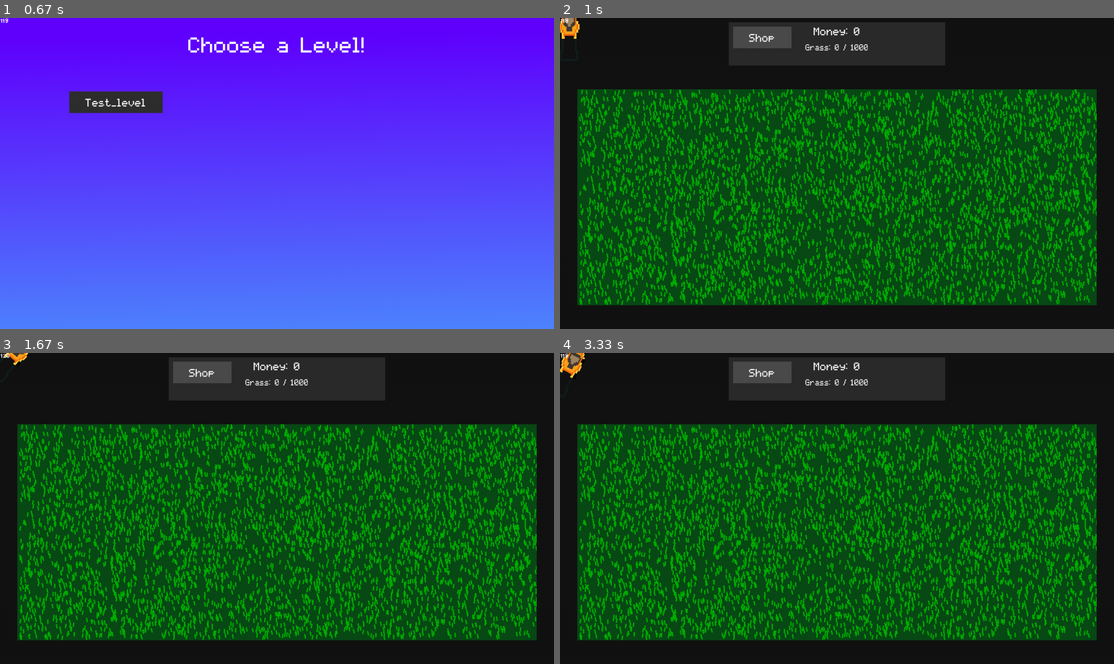
Above: before the commit, frames 1-4 (two rows, left to right).
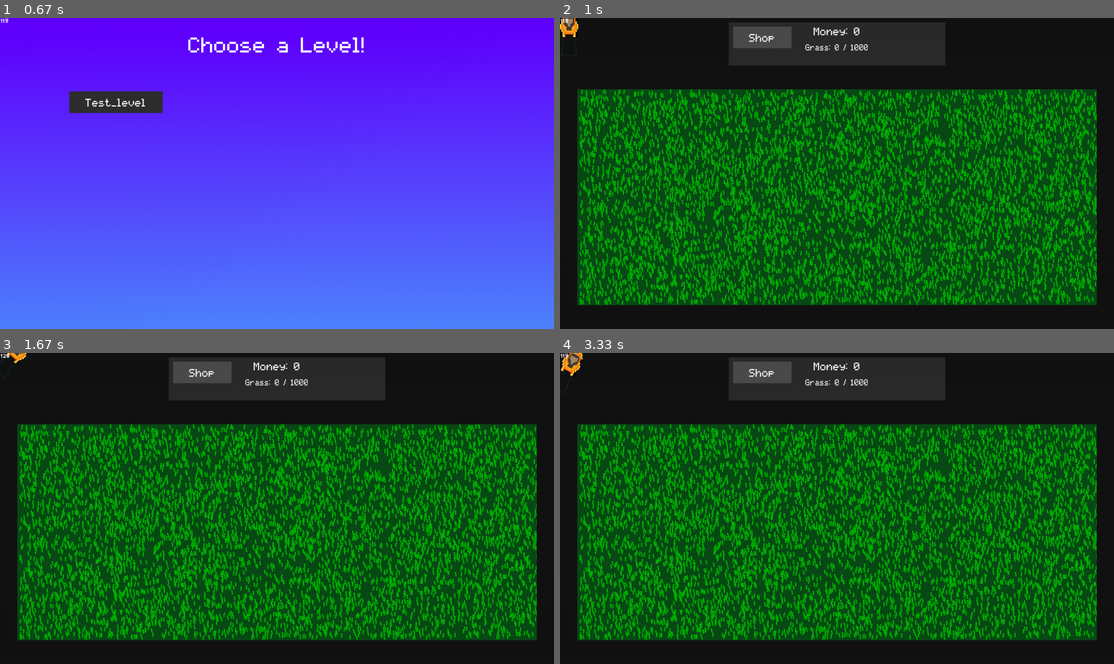
Above: after the commit, the same moments.

Repository: Acaippa/pygame-lawnmower
Game: pygame game, started from ver 0.3/main.py
Two runs of this game, one before a commit and one after it. Both use one fixed random seed, a clock stepped at 60 frames per second and the inputs below.
Inputs (mouse positions are in pixels of both pictures, inside the frame that each line leads up to):
- Up to frame 1 (0.67 s): click (277, 105) at 0.38 s
- Up to frame 2 (1 s): click (676, 101) at 0.72 s
- Up to frame 3 (1.67 s): hold Right 1-1.47 s; hold Up from 1.5 s (still down)
- Up to frame 4 (3.33 s): release Up at 1.8 s; hold Right 1.83-2.3 s; hold Left 2.33-2.87 s; hold Down 2.9-3.2 s; hold Left from 3.23 s (still down)

Frame 1 is identical in both runs. In frame 2, 6.4% of the frame differs, in the area x 0-97%, y 0-93%; in frame 3, 6.4%; in frame 4, 6.5%.

Commit message:
sync git

Diff:
--- a/ver 0.3/modules/UI/shop_menu.py
+++ b/ver 0.3/modules/UI/shop_menu.py
@@ -5,6 +5,7 @@
 from modules.UI.image import *
 from modules.settings.json_manager import *
 from modules.game.mower import *
+from modules.game.bag import *
 import json
 
 class ShopMenu:
@@ -34,32 +35,45 @@
 		self.shown = False
 
 		self.mowers = Load("modules/game/mowers.json")["mowers"]
+		self.bags = Load("modules/game/bags.json")["bags"]
 
 		self.main_container = Container(self, size=self.surface.get_size(), align="centerx", direction="bottom", padding=15)
 
 		self.section_container = Container(self, container=self.main_container, size=(self.main_container.size[0], 70), align="left", direction="right", padding_between=10)
 
+		self.mower_section = Container(self, container=self.main_container, align="left", direction="right", size=(self.main_container.size[0], self.main_container.size[1]-self.section_container.size[1]), padding_between=20)
 		self.mower_button = Button(self, container=self.section_container, text="Mowers", command=self.activate_mower_section)
 		self.bag_button = Button(self, container=self.section_container, text="Bags", command=self.activate_bag_section)
 
-		self.mower_section = Container(self, container=self.main_container, align="left", direction="right", size=(self.main_container.size[0], self.main_container.size[1]-self.section_container.size[1]), padding_between=20)
+
+		self.bag_section = Container(self, container=self.main_container, align="left", direction="right")
+		self.mower_button = Button(self, container=self.bag_section, text="Bags")
+		self.bag_section.halt = True
 
 		self.mower_dict = {}
+		self.bag_dict = {}
 
 		for index, mower in enumerate(self.mowers):
+			print(mower)
 			self.mower_dict[index] = Mower(self, dict=mower)
 
 			container = Container(self, container=self.mower_section, background="#2f2f2f", padding=5, align="left", direction="bottom", size=(110, 130))
 			Image(self, container=container, image=mower["image"], size=(container.size[0] - 10, container.size[1] - 30))
 			Text(self, container=container, text=str(mower["price"]))
 
+		for index, bag in enumerate(self.bags):
+			self.bag_dict[index] = Bag(self, dict=bag, mower=self.mower_dict[0])
+
+			container = Container(self, container=self.bag_section, background="#2f2f2f", padding=5, align="left", direction="bottom", size=(110, 130))
+			Image(self, container=container, image=bag["image"], size=(container.size[0] - 10, container.size[1] - 30))
+			Text(self, container=container, text=str(bag["price"]))
+
 		self.current_mower = self.mower_dict[0]
+		self.current_bag = self.bag_dict[0]
 
 		self.parent.current_mower = self.current_mower
+		self.parent.current_bag = self.current_bag
 
-		self.bag_section = Container(self, container=self.main_container, align="left", direction="right")
-		self.mower_button = Button(self, container=self.bag_section, text="Bags")
-		self.bag_section.halt = True
 
 	def update(self, dt):
 		self.delta_time = dt
--- /dev/null
+++ b/ver 0.3/modules/game/bag.py
@@ -0,0 +1,49 @@
+import pygame
+from modules.settings.json_manager import*
+
+class Bag:
+	def __init__(self, parent, **kwargs):
+		self.parent = parent
+
+		self.display_surface = self.parent.display_surface
+
+		self.mower = kwargs.get("mower", None)
+
+		self.dict = kwargs.get("dict", None)
+
+		self.image_path = self.dict["image"]
+
+		self.size = self.dict["size"]
+
+		self.price = self.dict["price"]
+
+		self.body_width, self.body_length = self.dict["body_width"], self.dict["body_length"]
+
+		self.image = pygame.image.load(self.image_path).convert_alpha()
+
+		self.image = pygame.transform.scale(self.image, self.size)
+
+		self.rect = self.image.get_rect()
+
+		self.pos = kwargs.get("pos", (0, 0))
+
+		self.angle = self.mower.angle
+
+		self.delta_time = 0
+
+	def update(self, dt):
+		self.delta_time = dt
+
+		self.rotate()
+
+		self.draw()
+
+	def draw(self):
+		self.display_surface.blit(self.rotated_image, self.rect)
+
+	def rotate(self):
+		self.angle = self.mower.angle
+
+		self.rotated_image = pygame.transform.rotate(self.image, self.angle)
+
+		self.rect = self.rotated_image.get_rect(center=self.pos)
--- /dev/null
+++ b/ver 0.3/modules/game/bags.json
@@ -0,0 +1,7 @@
+{
+	"bags" : [
+		{
+			"image" : "images/bags/bag01.png", "body_width" : 8, "body_length" : 13, "price" : 200, "size" : [150, 150]
+		}
+	]
+}
--- a/ver 0.3/modules/game/mower.py
+++ b/ver 0.3/modules/game/mower.py
@@ -18,6 +18,8 @@
 
 		self.margin = self.dict["margin"] # The margin between the image size and the cutting surface size.
 
+		self.size = self.dict["size"]
+
 		self.body_width, self.body_length = self.dict["body_width"], self.dict["body_length"]
 
 		self.image = pygame.image.load(self.image_path).convert_alpha()
@@ -28,7 +30,6 @@
 
 		self.pos = (20, 20)
 
-		self.size = (170, 170)
 
 		self.image = pygame.transform.scale(self.image, self.size)
 		self.rect = self.image.get_rect(center=self.pos)
--- a/ver 0.3/modules/game/mowers.json
+++ b/ver 0.3/modules/game/mowers.json
@@ -1,7 +1,7 @@
 {
 	"mowers": [
 		{
-			"speed" : 200, "image" : "images/mowers/mower01.png", "margin" : 20, "price" : 200, "turn_rate" : 90, "body_width" : 14, "body_length" : 17
+			"speed" : 200, "image" : "images/mowers/mower01.png", "margin" : 20, "price" : 200, "turn_rate" : 90, "body_width" : 14, "body_length" : 17, "size" : [150, 150]
 		}
 	]
 }
--- a/ver 0.3/modules/states/levels/test_level_settings.py
+++ b/ver 0.3/modules/states/levels/test_level_settings.py
@@ -1,2 +1,2 @@
 GRID = "40x4"
-GRASS_AMOUNT = 5000
+GRASS_AMOUNT = 7000
Binary file added: ver 0.3/images/bags/bag01.png
